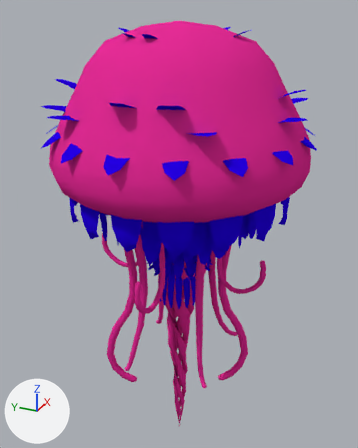
The Blender file Assets/Models/Obj_Jellyfish_01.blend, before and after one commit.
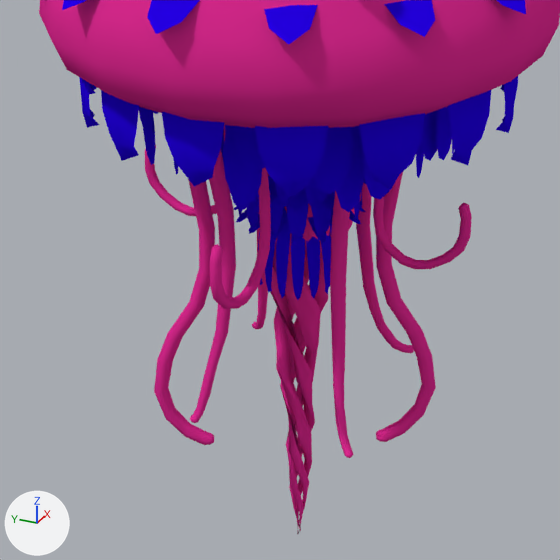
There are two pictures of each version: one whole from a 50 mm camera at (-3.32, -1.49, 3.83) aimed at (0.11, 0.06, 2.11), one close up on the part from 8% to 87% of the width and 35% to 98% of the height. Every picture has the same lights, and +X, +Y and +Z are marked at lower left.

Names of what the first close-up shows: 'Obj_Jellyfish'.
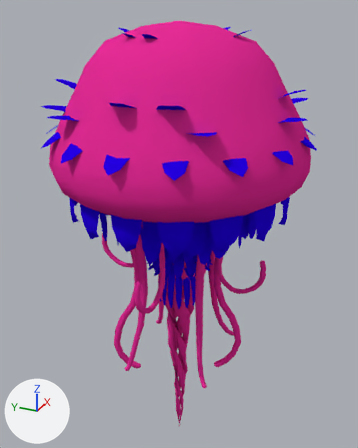
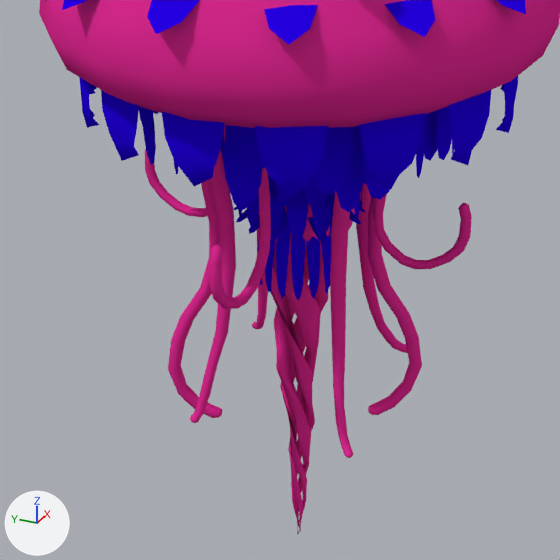
Patch to the scene script:
```diff
--- a/Assets/Models/Obj_Jellyfish_01.blend.py
+++ b/Assets/Models/Obj_Jellyfish_01.blend.py
@@ me_sphere @@
 me_sphere.from_pydata(...)  # 5450 vertices, 3989 faces; spans x -1.01..1.01, y -1.01..1.01, z -1.21..2.5
 # used by ob_obj_jellyfish; location = (0.0, 0.001, 1.188)
+# me_sphere part 1: 272 of 5450 vertices moved; they spanned x -0.3..0.29, y -0.57..0.6, z -0.92..1.09 and now span x -0.26..0.26, y -0.5..0.54, z -0.9..1.06; mean shift (0.0, 0.0, 0.07); largest move (-0.19, 0.4, -0.64) -> (-0.17, 0.36, -0.48)
 me_sphere.materials.append(mat_mat_obj_jellyfish_01)
```

What differs and where, as boxes (x1, y1, x2, y2) in the close-ups (560 x 560 px; the box of a moved part takes in the faces that stretch with it):
part 1 of me_sphere, moved or reshaped: before (154, 172, 436, 504); after (168, 180, 422, 504)
